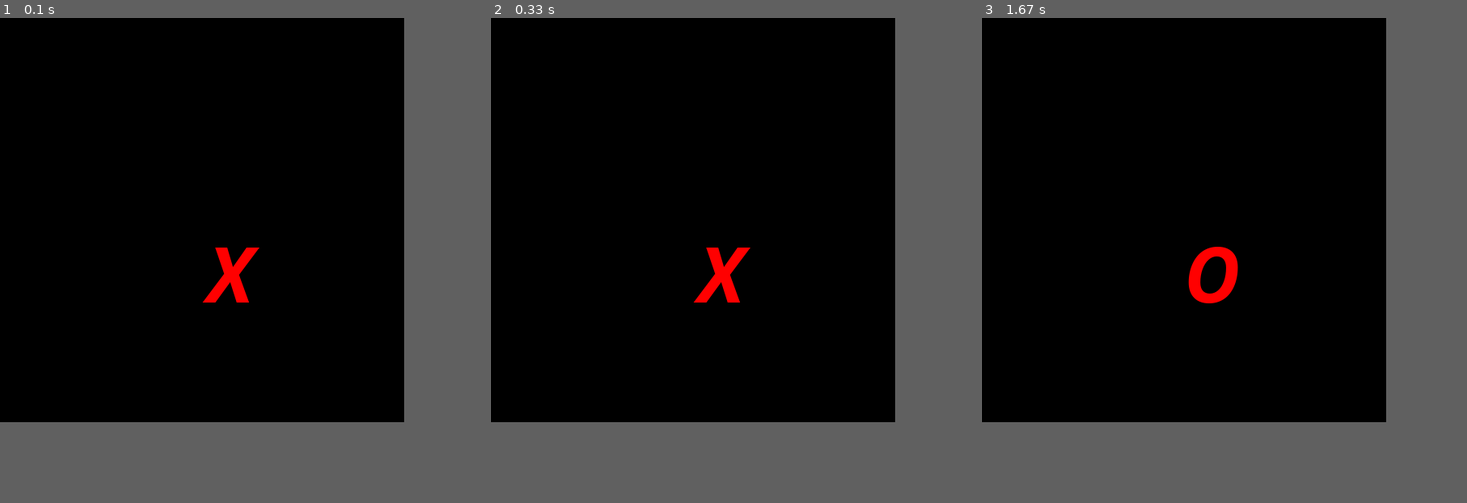
Above: before the commit, frames 1-3 (left to right).
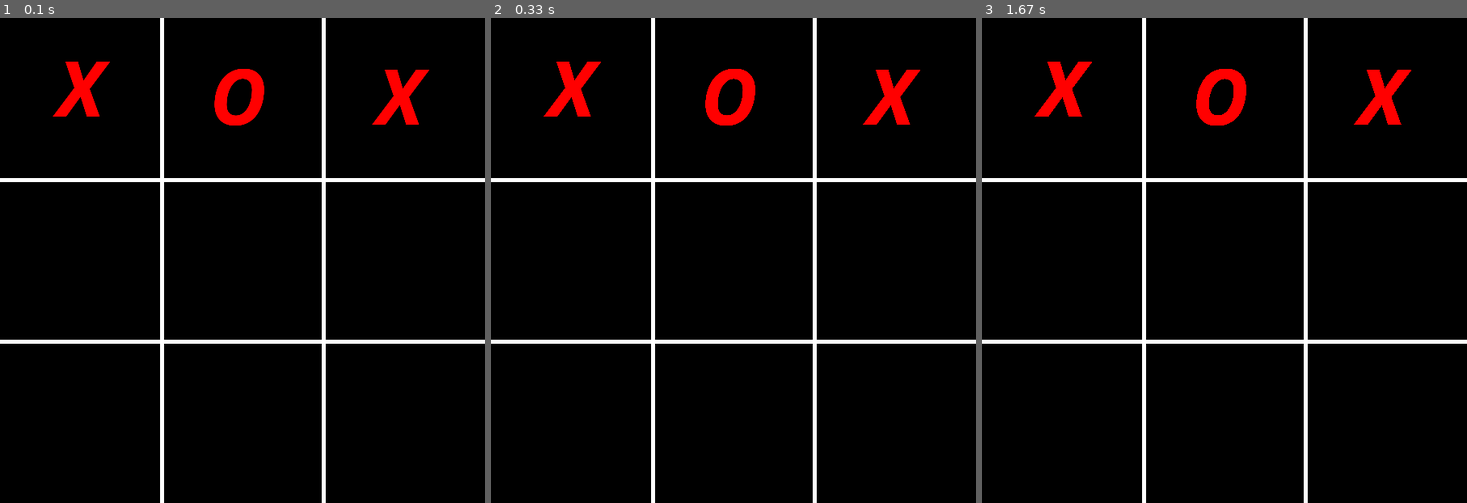
Above: after the commit, the same moments.

Repository: rRonaldo4/jogo_python
Game: pygame game, started from jogo_da_velha.py
Same seed, same stepped clock (60 frames per second), same inputs: the game is played once before the commit and once after it.
Inputs (mouse positions are in pixels of both pictures, inside the frame that each line leads up to):
- Up to frame 1 (0.1 s): no input
- Up to frame 2 (0.33 s): no input
- Up to frame 3 (1.67 s): click (1224, 260) at 0.38 s
The window is 500x500 before the commit and 600x600 after it. Grey fills any space a smaller window leaves; there, only what the larger window draws over its background counts as a difference.

The runs differ from the first frame. In frame 1, 5.7% of the frame differs, in the area x 0-100%, y 0-100%; in frame 2, 5.7%; in frame 3, 5.8%.

Commit message:
tabuleiro - jogo da velha

Diff:
--- a/jogo_da_velha.py
+++ b/jogo_da_velha.py
@@ -17,7 +17,7 @@
 pygame.init()
 pygame.font.init()
 
-screen = pygame.display.set_mode((500, 500))
+screen = pygame.display.set_mode((600, 600))
 pygame.display.set_caption('jogo da velha - by ronaldo')
 clock = pygame.time.Clock()
 
@@ -35,20 +35,26 @@
     for event in pygame.event.get():
         if event.type == pygame.QUIT:
             running = False
-        if event.type == pygame.MOUSEBUTTONDOWN:
+        if event.type == pygame.MOUSEBUTTONDOWN: # evento de click do mouse
             print('clicou na tela')
             cor_fundo = cor_fundo + 1
             if(cor_fundo > 3):
                 cor_fundo = 1
+    # Desenha o tabuleiro
+    pygame.draw.line(screen, 'white',(200, 0),(200, 600), 5)
+    pygame.draw.line(screen, 'white',(400, 0),(400, 600), 5)
+    pygame.draw.line(screen, 'white',(0, 200),(600, 200), 5)
+    pygame.draw.line(screen, 'white',(0, 400),(600, 400), 5)
 
-    if cor_fundo == 1:
-        screen.fill('black')
-        screen.blit(personagem_x, (250, 250))
-    elif cor_fundo == 2:
-        screen.fill('black')
-        screen.blit(personagem_y, (250, 250))
-    else:
-        screen.fill('purple')
+    screen.blit(personagem_x, (65, 20))
+    screen.blit(personagem_y, (260, 30))
+    screen.blit(personagem_x, (460, 30))
+
+    # if cor_fundo == 1:
+    #     screen.blit(personagem_x, (60, 30))
+    # elif cor_fundo == 2:
+    #     screen.blit(personagem_y, (195, 195))
+
 
     # flip() the display to put your work on screen
     pygame.display.flip()
--- /dev/null
+++ b/testes_pygame.py
@@ -0,0 +1,23 @@
+ def criar_tabuleiro():
+    return [[' ' for _ in range(3)] for _ in range(3)]
+
+def mostrar_tabuleiro(tabuleiro):
+    for linha in tabuleiro:
+        print('|'.join(linha))
+        print('-' * 5)
+def receber_movimento(jogador):
+    linha = int(input(f"Jogador {jogador}, insira a linha (0, 1 ou 2): "))
+    coluna = int(input(f"Jogador {jogador}, insira a coluna (0, 1 ou 2): "))
+    return linha, coluna
+def atualizar_tabuleiro(tabuleiro, linha, coluna, jogador):
+    tabuleiro[linha][coluna] = jogador
+def verificar_vencedor(tabuleiro, jogador):
+    for linha in tabuleiro:
+        if all([celula == jogador for celula in linha]):
+            return True
+    for coluna in range(3):
+        if all([tabuleiro[linha][coluna] == jogador for linha in range(3)]):
+            return True
+    if all([tabuleiro[i][i] == jogador for i in range(3)]) or all([tabuleiro[i][2-i] == jogador for i in range(3)]):
+        return True
+    return False
